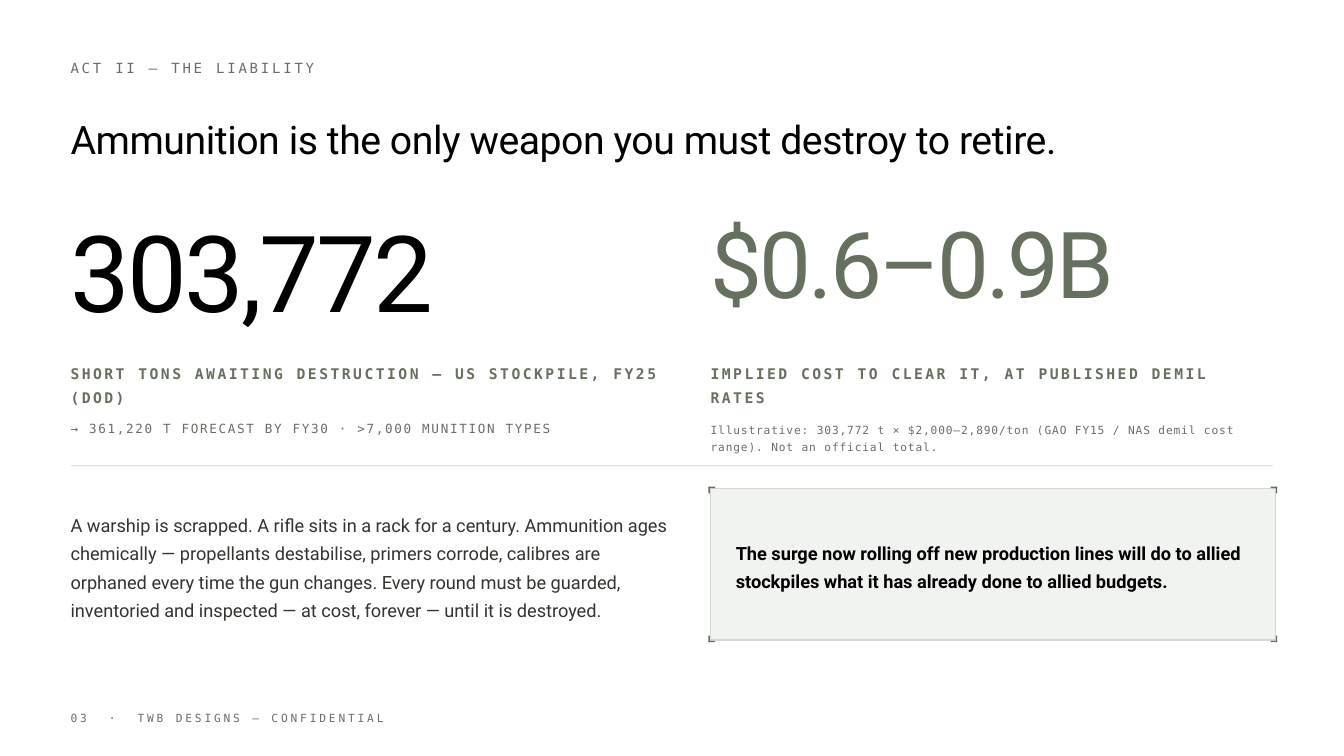
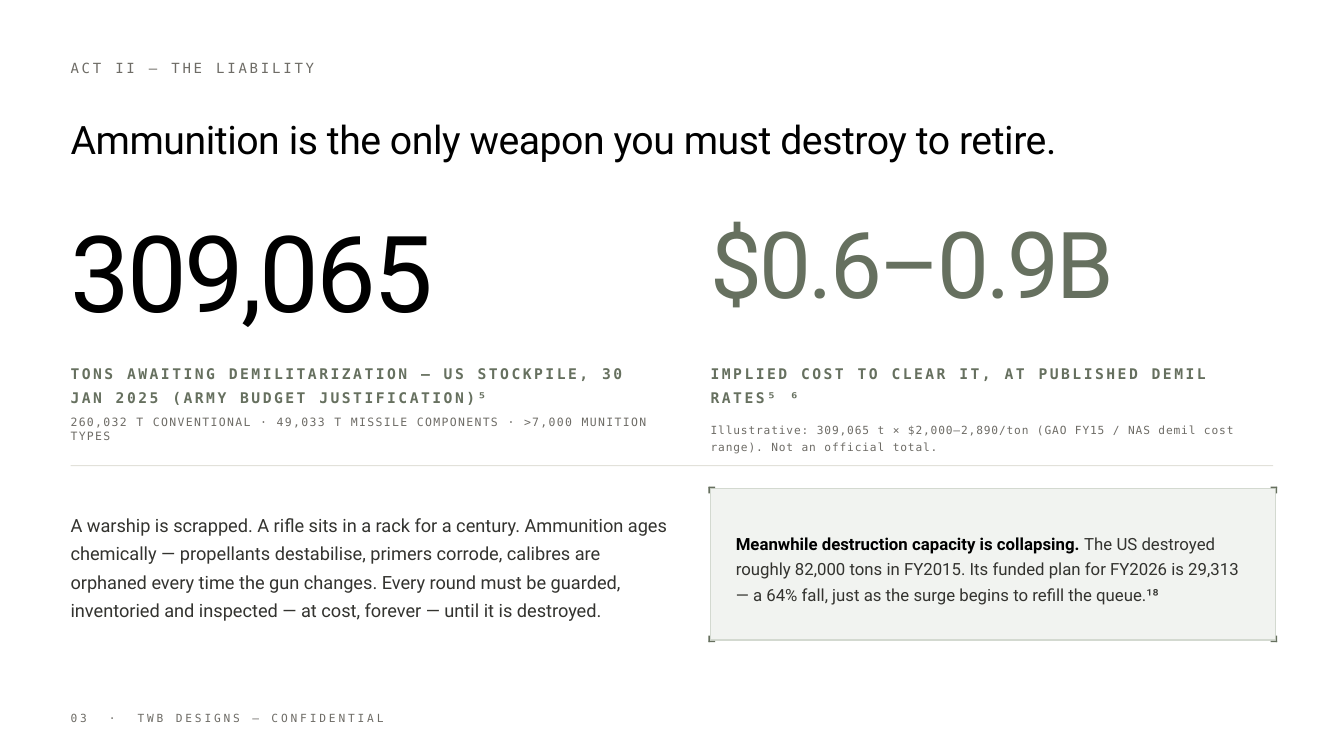
Before and after one commit to tomyouzwyshyn/TWB-Designs, a slide deck: slide 3 of deck/TWB_Investment_Deck.pptx. Drawn at 1344x756 pixels with LibreOffice and Linux fonts; fonts in the diff are those of the drawing. Boxes give left, top, right and bottom in pixels: in the first picture for what was removed or moved away, otherwise in the second. Text is boxed around its words. In the diff, an @@ line names an element or a change of style, - is before the commit and + after.

```diff
--- a/deck/TWB_Investment_Deck.pptx
+++ b/deck/TWB_Investment_Deck.pptx
@@ text at (71, 235, 433, 327): text changed @@
-303,772
+309,065
@@ text at (71, 368, 622, 405): text changed @@
-SHORT TONS AWAITING DESTRUCTION — US STOCKPILE, FY25 (DOD)
+TONS AWAITING DEMILITARIZATION — US STOCKPILE, 30 JAN 2025 (ARMY BUDGET JUSTIFICATION)⁵
@@ text at (711, 368, 1206, 403): text changed @@
-IMPLIED COST TO CLEAR IT, AT PUBLISHED DEMIL RATES
+IMPLIED COST TO CLEAR IT, AT PUBLISHED DEMIL RATES⁵ ⁶
@@ text at (71, 417, 647, 440): text changed; size 9 to 8.2 pt @@
-→ 361,220 T FORECAST BY FY30 · >7,000 MUNITION TYPES
+260,032 T CONVENTIONAL · 49,033 T MISSILE COMPONENTS · >7,000 MUNITION TYPES
@@ text at (711, 425, 1234, 454): text changed @@
-Illustrative: 303,772 t × $2,000–2,890/ton (GAO FY15 / NAS demil cost range). Not an official total.
+Illustrative: 309,065 t × $2,000–2,890/ton (GAO FY15 / NAS demil cost range). Not an official total.
@@ text at (736, 537, 1238, 605): text changed; size 13 to 12 pt; text colour #000000 to #33332F; bold off @@
-The surge now rolling off new production lines will do to allied stockpiles what it has already done to allied budgets.
+Meanwhile destruction capacity is collapsing. The US destroyed roughly 82,000 tons in FY2015. Its funded plan for FY2026 is 29,313 — a 64% fall, just as the surge begins to refill the queue.¹⁸
```
Also in this commit, not shown: 8 other slides changed, 4 slides added, 2 slides removed.
